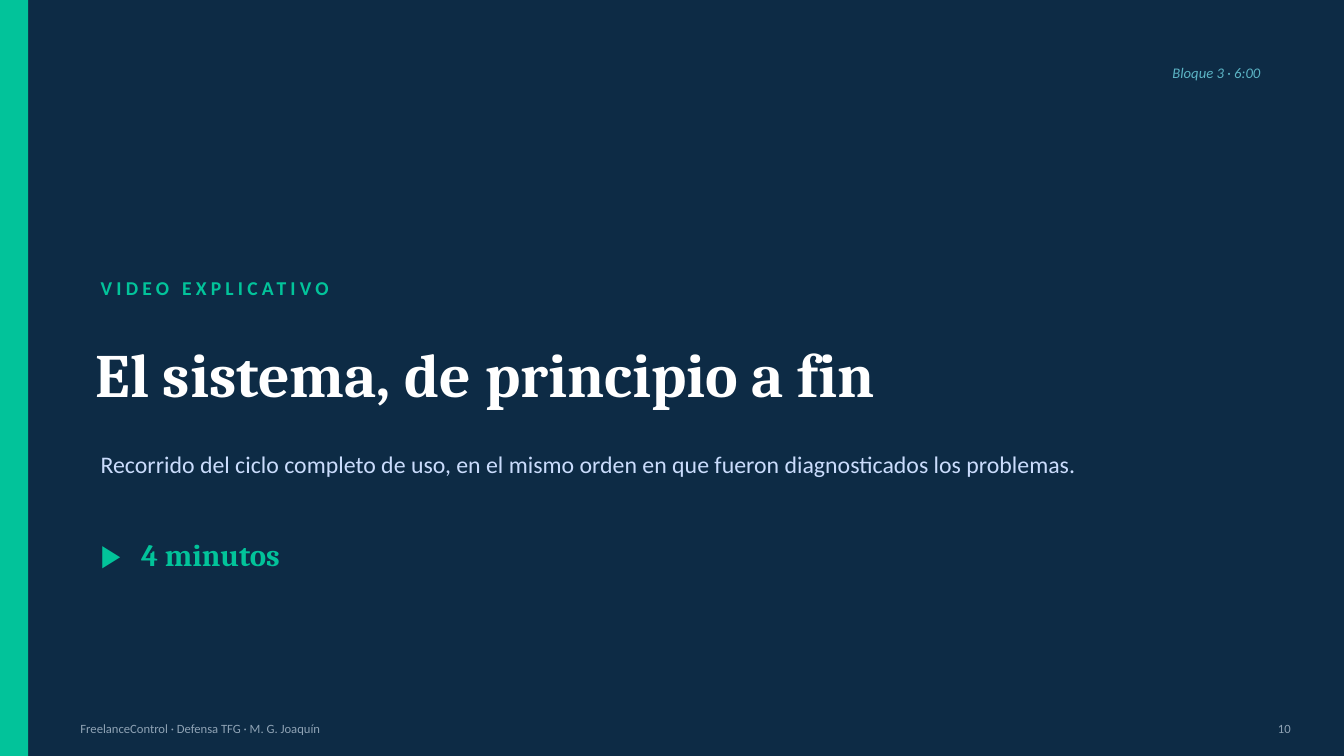
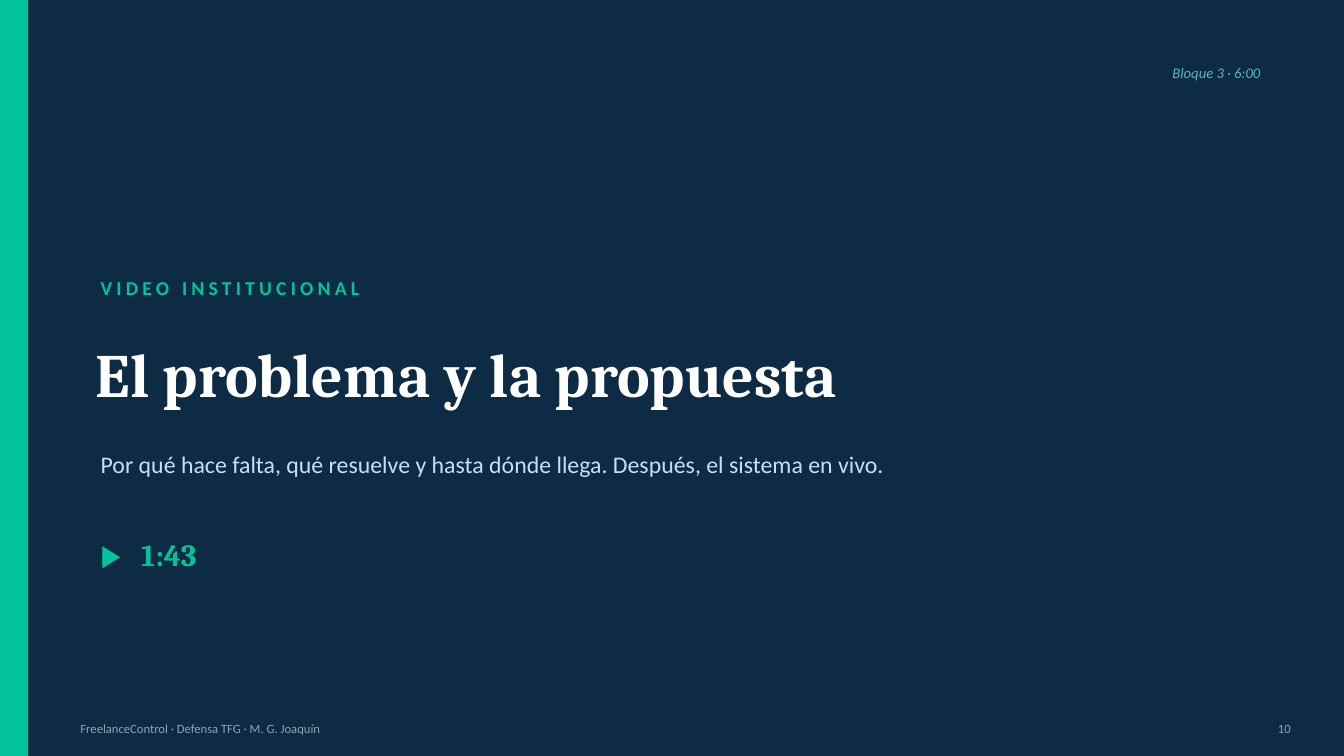
Before and after one commit to marcosjoaquin19/tfg-gestion-financiera-freelancers, a slide deck: slide 10 of defensa_final/slides/FreelanceControl_Defensa_Final.pptx. Drawn at 1344x756 pixels with LibreOffice and Linux fonts; fonts in the diff are those of the drawing. Boxes give left, top, right and bottom in pixels: in the first picture for what was removed or moved away, otherwise in the second. Text is boxed around its words. In the diff, an @@ line names an element or a change of style, - is before the commit and + after.

Commit message:
docs(defensa): ensayo general — video institucional solo, recargar pestañas y diapositivas al día
- Bloque 3: se pasa solo el video institucional; los dos minutos que libera
  van al clasificador (4.2, con "servicio" 0,28 → 0,50 en vivo).
- Antes de entrar: abrir Docker Desktop y recargar cada pestaña después de
  importar el extracto (cada pantalla carga sus datos al abrirse).
- Diapositivas: Strategy con lo medido (SVM 76 % / NB 74 %), seguridad con
  "firmado no es cifrado" y sus límites, el recorrido de 8 pasos, el aviso
  en seis pantallas, el reloj del bloque 5 y los números de hoy.
- Arquitectura: referencias archivo:línea al día y la sección Strategy
  corregida.

```diff
--- a/defensa_final/slides/FreelanceControl_Defensa_Final.pptx
+++ b/defensa_final/slides/FreelanceControl_Defensa_Final.pptx
@@ text at <box>101,282,359,295</box>: text changed @@
-VIDEO EXPLICATIVO
+VIDEO INSTITUCIONAL
@@ text at <box>96,354,837,411</box>: text changed @@
-El sistema, de principio a fin
+El problema y la propuesta
@@ text at <box>101,456,883,477</box>: text changed @@
-Recorrido del ciclo completo de uso, en el mismo orden en que fueron diagnosticados los problemas.
+Por qué hace falta, qué resuelve y hasta dónde llega. Después, el sistema en vivo.
@@ text at <box>141,545,196,566</box>: text changed @@
-▶ 4 minutos
+▶ 1:43
```
Also in this commit, not shown: 15 other slides changed, 1 slide added, 1 slide removed, 4 other files.
